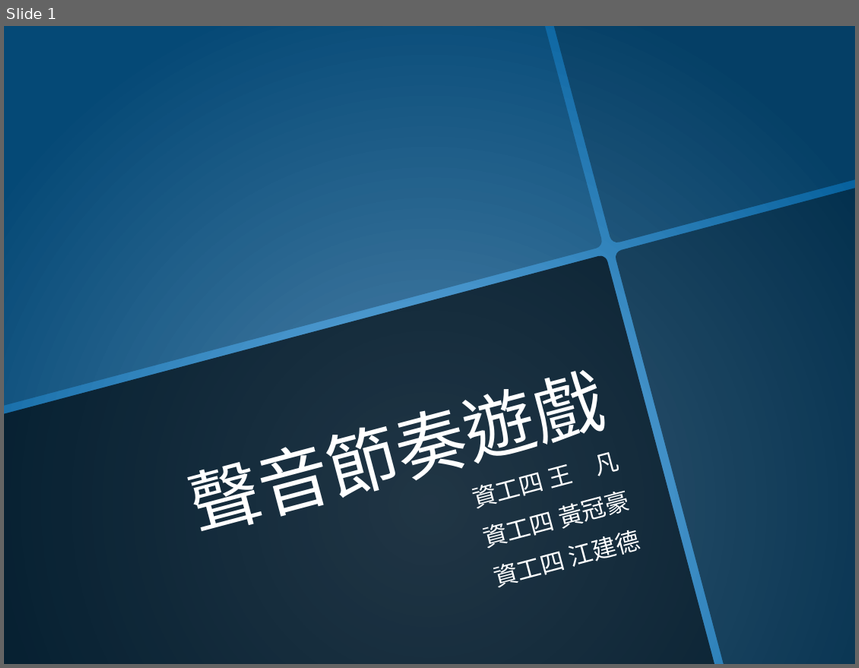
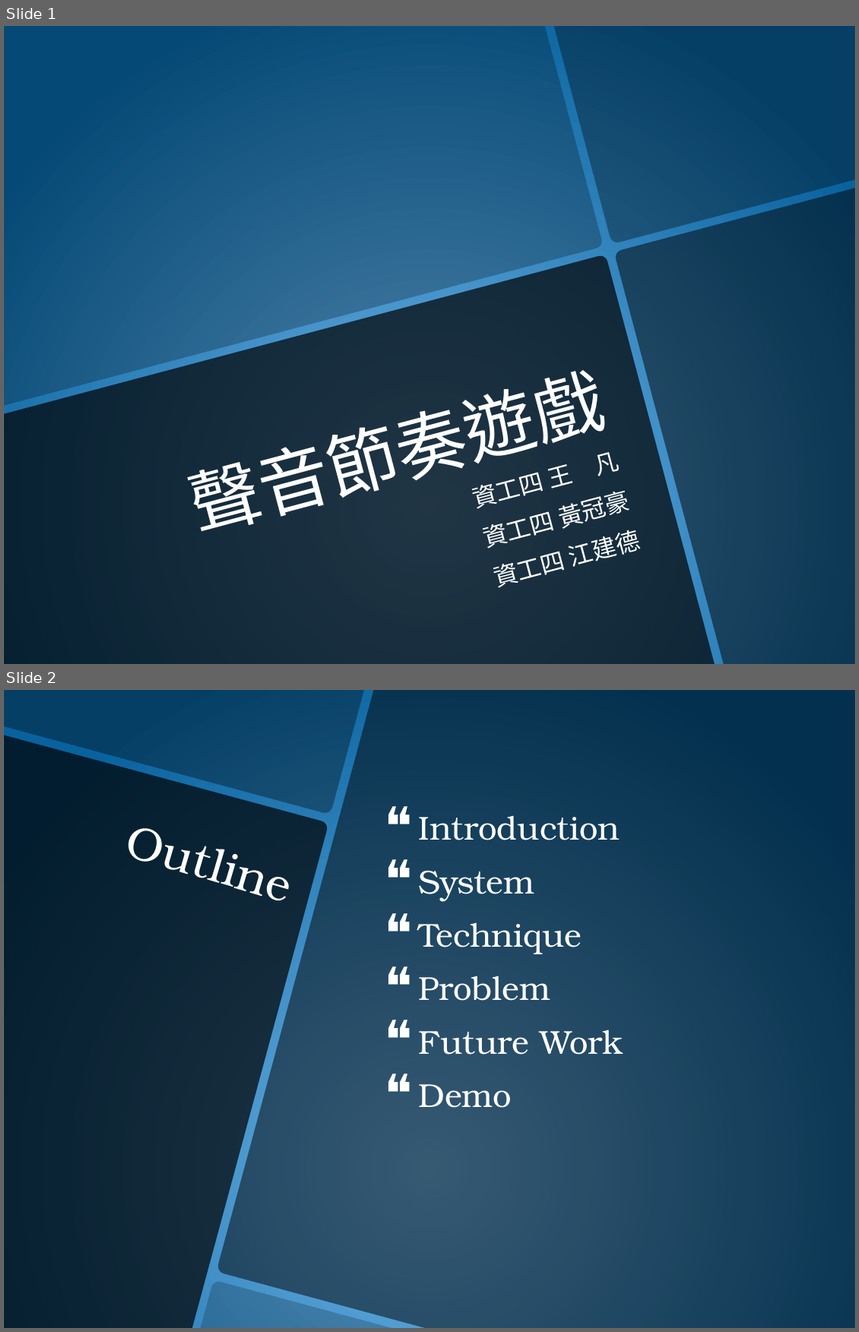
Before and after one commit to bostenkg5/ciao, a slide deck: presentation.pptx. Shown one above the other, each under a label of ours: slide 1 before the commit, slides 1 and 2 after it. The pictures are 859x668 and 859x1332 pixels, drawn with LibreOffice and Linux fonts; fonts in the diff are those of the drawing; background and template pictures are left out. Boxes give left, top, right and bottom in pixels: in the first picture for what was removed or moved away, otherwise in the second. Text is boxed around its words. In the diff, an @@ line names an element or a change of style, - is before the commit and + after.

```diff
--- a/presentation.pptx
+++ b/presentation.pptx
@@ slide 2 added at <box>4,690,855,1328</box>, background picture (left out) @@
@@ freeform shape added at <box>4,690,365,815</box>, fill #000000 at 35% opacity @@
@@ freeform shape added at <box>216,690,855,1328</box>, fill #000000 at 50% opacity @@
@@ freeform shape added at <box>4,736,329,1328</box>, fill #000000 at 70% opacity @@
@@ title added at <box>4,790,289,1002</box>, 39.6 pt, text #FFFFFF @@
+Outline
@@ text added at <box>418,815,623,1108</box>, 28 pt, text #FFFFFF @@
+❝ Introduction
+❝ System
+❝ Technique
+❝ Problem
+❝ Future Work
+❝ Demo
@@ freeform shape added at <box>201,1281,392,1328</box>, fill #000000 at 20% opacity @@
```
Also in this commit, not shown: 11 other slides added, 1 slide removed, 7 other files.
